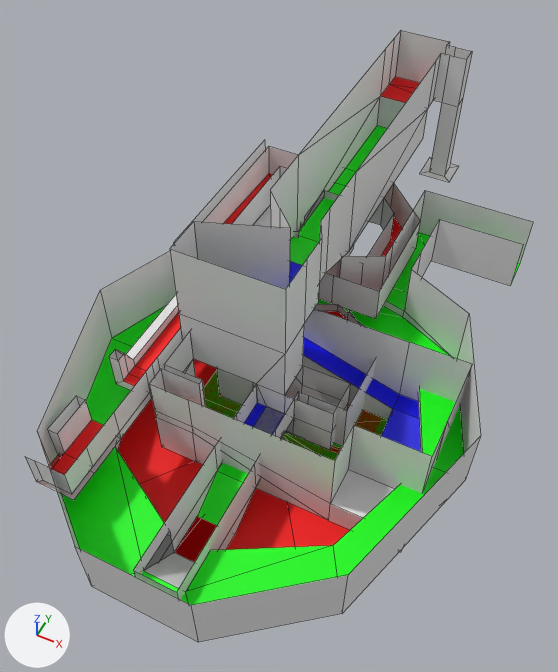
One commit to the Blender file Voronomir/Assets/Modelos/Mundos/M1E1/M1E1.blend: the scene before it, then after it.
Both versions are drawn from a camera (50 mm lens) standing at (20.4, -40.1, 64.1) and looking at (-2.5, 5.8, 6.8). The lights are fixed; the arrows at lower left show +X, +Y and +Z. Mesh edges are drawn as thin lines. The same objects are shown in both versions, whatever each file hides.

The scene before the commit, as lines of its bpy script (objects in view):
```python
ob_sala0 = bpy.data.objects.new('Sala0', me_sala0)
ob_sala0.location = (0.0, 0.0, 0.0)
ob_sala2 = bpy.data.objects.new('Sala2', me_sala2)
ob_sala2.location = (0.0, 0.0, 0.0)
ob_sala3 = bpy.data.objects.new('Sala3', me_sala3)
ob_sala3.location = (0.0, 0.0, 0.0)
ob_sala4 = bpy.data.objects.new('Sala4', me_sala4)
ob_sala4.location = (0.0, 0.0, 0.0)
# me_sala3
# before: 37 (-6.0, 18.0, 11.0) at pixel (300, 221), 39 (-5.5, 16.5, 4.0), 40 (-5.5, 16.5, 11.0) at pixel (299, 231), 41 (-2.0, 17.5, 4.0), 42 (-2.0, 17.5, 11.0)
# before: 44 (-2.0, 18.0, 11.0), 45 (-6.0, 18.0, 4.0), 46 (-2.0, 18.0, 4.0), 66 (-6.0, 24.0, 11.0) at pixel (324, 190), 67 (-6.0, 24.0, 4.0)
# before: 68 (-2.0, 24.0, 11.0), 69 (-2.0, 24.0, 4.0) at pixel (353, 248), 84 (-6.0, 19.0, 4.0), 85 (-6.0, 19.0, 11.0) at pixel (304, 216), 86 (-2.0, 19.0, 11.0)
# before: 87 (-2.0, 19.0, 4.0)
```
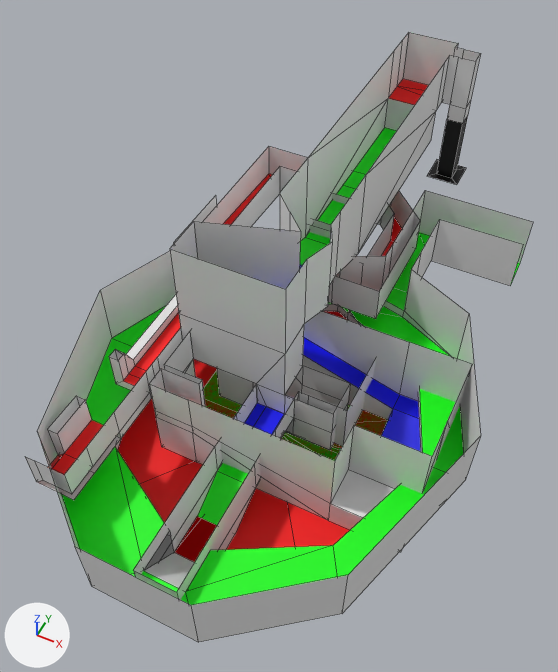
Pixel boxes (x1, y1, x2, y2) of what changed, in the pictures (558 x 672 px; the box of a moved part takes in the faces that stretch with it):
```json
{"object": "Sala4", "change": "reshaped", "before": [170, 30, 472, 450], "after": [170, 32, 481, 450]}
{"object": "Sala2", "change": "reshaped", "before": [25, 140, 471, 552], "after": [25, 146, 471, 552]}
{"part": 1, "of": "me_sala2", "change": "moved or reshaped", "before": [174, 140, 271, 243], "after": [174, 196, 217, 243]}
{"part": 2, "of": "me_sala3", "change": "built on", "before": [299, 191, 354, 256], "after": [309, 219, 331, 238]}
{"part": 3, "of": "me_sala4", "change": "moved or reshaped", "before": [208, 30, 472, 435], "after": [208, 32, 481, 324]}
{"part": 4, "of": "me_sala4", "change": "recoloured", "before": [420, 158, 459, 182], "after": [427, 160, 466, 184]}
```

Scene script edits in JSON lines:
```json
{"op": "add", "block": "mat_techo", "code": ["mat_techo = principled_material('Techo')", "mat_techo.base_color = (0.0, 0.0, 0.0)  # black #000000"]}
{"block": "me_sala2", "where": "me_sala2.from_pydata(...)  # 171 vertices, 146 faces, 2 loose edges; spans x -17.0..16.0, y -18.0..31.0, z 0.0..10.0"}
{"block": "me_sala2", "where": "# used by ob_sala2; location = (0.0, 0.0, 0.0)"}
{"block": "me_sala2", "change": "me_sala2 part 1"}
{"op": "set", "path": "me_sala2.vertices[96].co", "old": "(-17.0, 31.0, 10.0)", "new": "(-17.0, 19.0, 10.0)", "note": "pixel (264, 139) -> pixel (215, 195)"}
{"op": "set", "path": "me_sala2.vertices[97].co", "old": "(-17.0, 31.0, 6.0)", "new": "(-17.0, 19.0, 6.0)"}
{"op": "set", "path": "me_sala2.vertices[168].co", "old": "(-10.0, 24.0, 6.0)", "new": "(-10.0, 17.0, 6.0)"}
{"block": "me_sala3", "where": "me_sala3.from_pydata(...)  # 88 vertices, 79 faces; spans x -19.0..19.0, y -23.0..29.0, z 0.0..11.0"}
{"block": "me_sala3", "where": "# used by ob_sala3; location = (0.0, 0.0, 0.0)"}
{"block": "me_sala3", "where": "# verts and faces of me_sala3; kept vertices keep their numbers, new ones are numbered from 88"}
{"block": "me_sala3", "change": "me_sala3 part 2"}
{"op": "add", "block": "me_sala3", "code": "delete_faces([(66, 85, 84, 67), (41, 42, 44, 46), (37, 40, 39, 45), (68, 69, 87, 86)])"}
{"op": "add", "block": "me_sala3", "code": "for new, old in zip([*range(88, 92)], [37, 44, 85, 86]): verts[new] = verts[old] + (0.0, 0.0, -3.0)"}
{"op": "add", "block": "me_sala3", "code": "faces += [(66, 85, 90, 67), (41, 89, 46), (37, 40, 39, 88), (69, 87, 91), (37, 88, 89, 44), (39, 45, 88)]  # mat_muro (white #e7e7e7)"}
{"op": "add", "block": "me_sala3", "code": "faces += [(41, 42, 44, 89), (68, 69, 91, 86), (67, 90, 84), (85, 86, 91, 90)]  # mat_muro (white #e7e7e7)"}
{"block": "me_sala4", "where": "# used by ob_sala4; location = (0.0, 0.0, 0.0)"}
{"op": "remove", "block": "me_sala4", "code": "me_sala4.from_pydata(...)  # 80 vertices, 70 faces; spans x -10.0..6.0, y -6.0..45.0, z 0.0..20.0"}
{"op": "add", "block": "me_sala4", "code": "me_sala4.from_pydata(...)  # 84 vertices, 73 faces; spans x -10.0..6.0, y -6.0..45.0, z 0.0..20.0"}
{"block": "me_sala4", "change": "me_sala4 part 3"}
{"block": "me_sala4", "change": "18 faces are deleted"}
{"block": "me_sala4", "change": "36 vertices in x -6.0..4.0, y 7.0..45.0, z 4.0..20.0 move by (1.0, 0.0, 0.0)"}
{"block": "me_sala4", "change": "4 vertices in x 0.0, y 42.0..44.0, z 14.0..20.0 move by (2.0, 0.0, 0.0)"}
{"block": "me_sala4", "change": "4 vertices move from x 0.0..3.0, y 40.0..45.0, z 20.0 to x 1.0..4.0, y 40.0..45.0, z 20.0"}
{"block": "me_sala4", "change": "4 vertices are added at (2.0, 44.0, 12.0), (4.0, 44.0, 12.0), (2.0, 42.0, 12.0), (4.0, 42.0, 12.0)"}
{"block": "me_sala4", "change": "14 new faces join them, mat_muro (white #e7e7e7)"}
{"block": "me_sala4", "change": "3 new faces join them, mat_piso0 (red #ff0000)"}
{"block": "me_sala4", "change": "4 new faces join them, mat_techo (black #000000)"}
{"block": "me_sala4", "change": "me_sala4 part 4: 4 faces spanning x 1.0..5.0, y 41.0..45.0, z 4.0 switch from mat_muro (white #e7e7e7) to mat_techo (black #000000)"}
```
